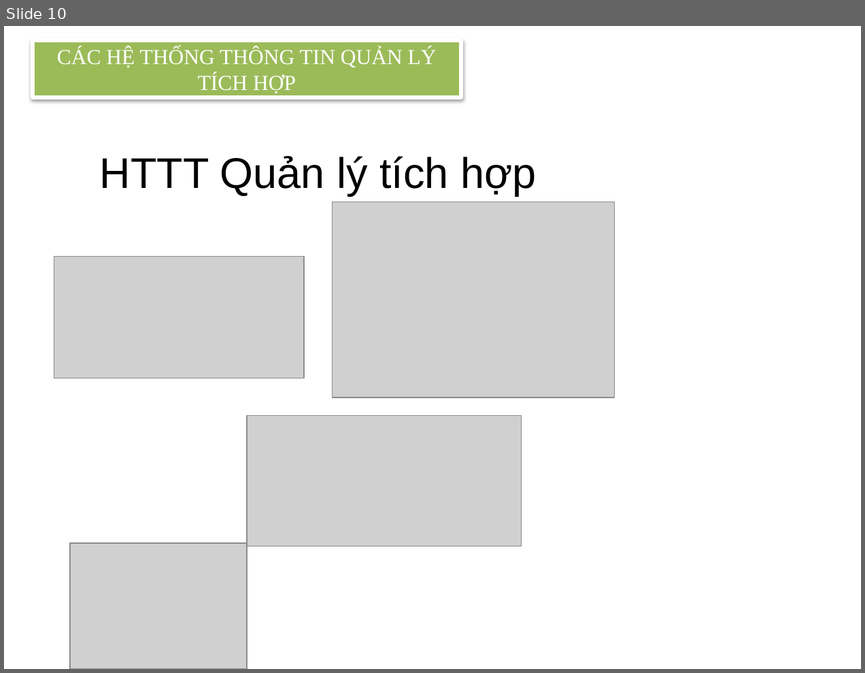
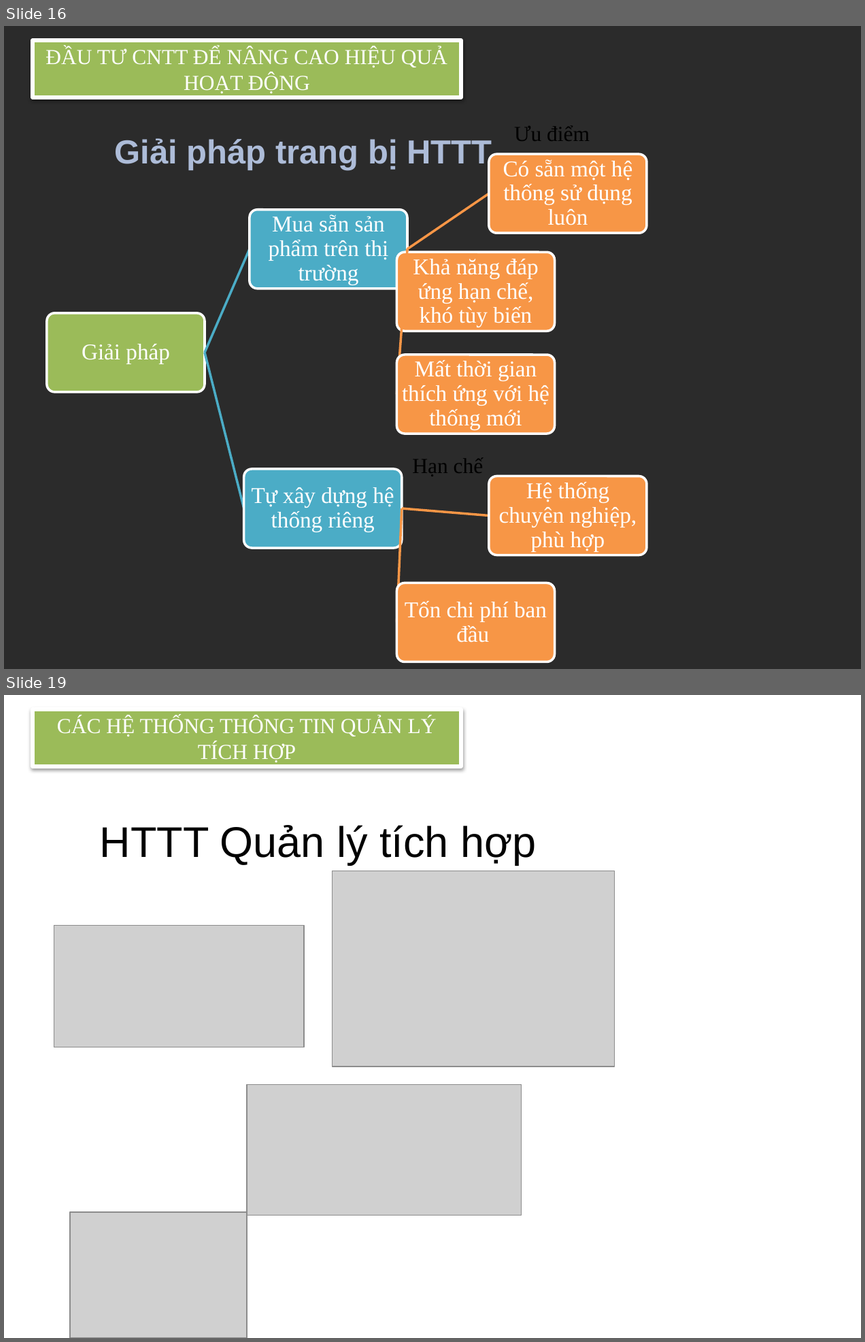
Before and after one commit to ngcdai/phattrienungdungweb, a slide deck: fullkoche.pptx. Shown one above the other, each under a label of ours: slide 10 before the commit, slides 16 and 19 after it; the slides between them are not shown. The pictures are 865x673 and 865x1342 pixels, drawn with LibreOffice and Linux fonts; fonts in the diff are those of the drawing; grey boxes stand for pictures; background and template pictures are left out; a plain dark background stands for a picture behind light text. Boxes give left, top, right and bottom in pixels: in the first picture for what was removed or moved away, otherwise in the second. Text is boxed around its words. In the diff, an @@ line names an element or a change of style, - is before the commit and + after.

```diff
--- a/fullkoche.pptx
+++ b/fullkoche.pptx
@@ slide 16 added at (4, 26, 861, 669), background picture (left out) @@
@@ rectangle added at (33, 40, 461, 98), fill #9BBB59, outline #FFFFFF 3 pt, 18 pt, text #FFFFFF @@
+ĐẦU TƯ CNTT ĐỂ NÂNG CAO HIỆU QUẢ HOẠT ĐỘNG
@@ text added at (514, 126, 589, 141), 18 pt, text #000000 @@
+Ưu điểm
@@ text added at (115, 138, 492, 170), 28 pt, text gradient #87B2FF to #3A5F8C, bold @@
+Giải pháp trang bị HTTT
@@ text added at (412, 458, 483, 476), 18 pt, text #000000 @@
+Hạn chế
@@ group added at (47, 154, 647, 662): 8 rounded rectangles, 8 texts, 7 freeform shapes @@
+Giải pháp
+Mua sẵn sản phẩm trên thị trường
+Có sẵn một hệ thống sử dụng luôn
+Khả năng đáp ứng hạn chế, khó tùy biến
+Mất thời gian thích ứng với hệ thống mới
+Tự xây dựng hệ thống riêng
+Hệ thống chuyên nghiệp, phù hợp
+Tốn chi phí ban đầu
@@ what was slide 10 is now slide 19 @@
```
Also in this commit, not shown: 5 slides changed, 8 other slides added.
